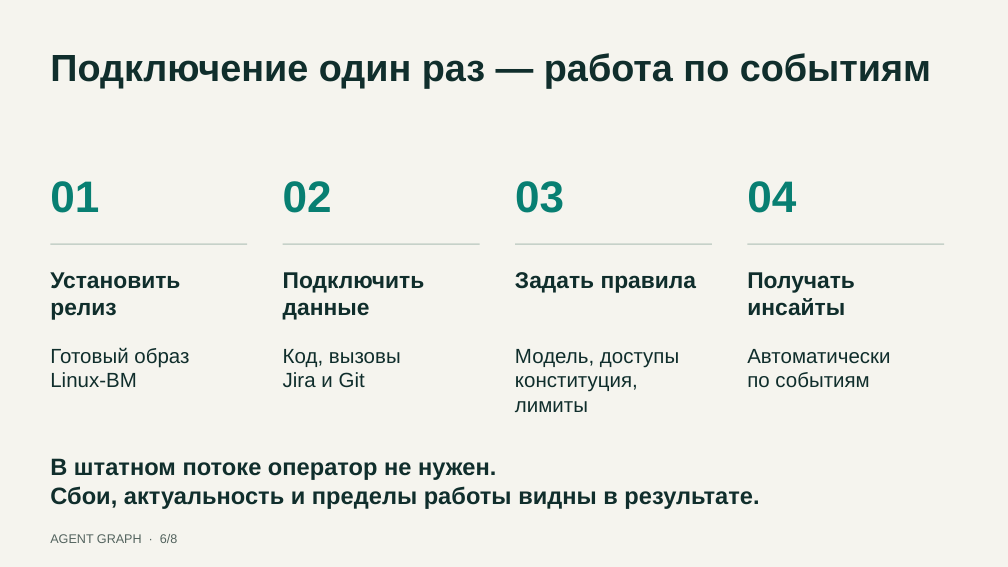
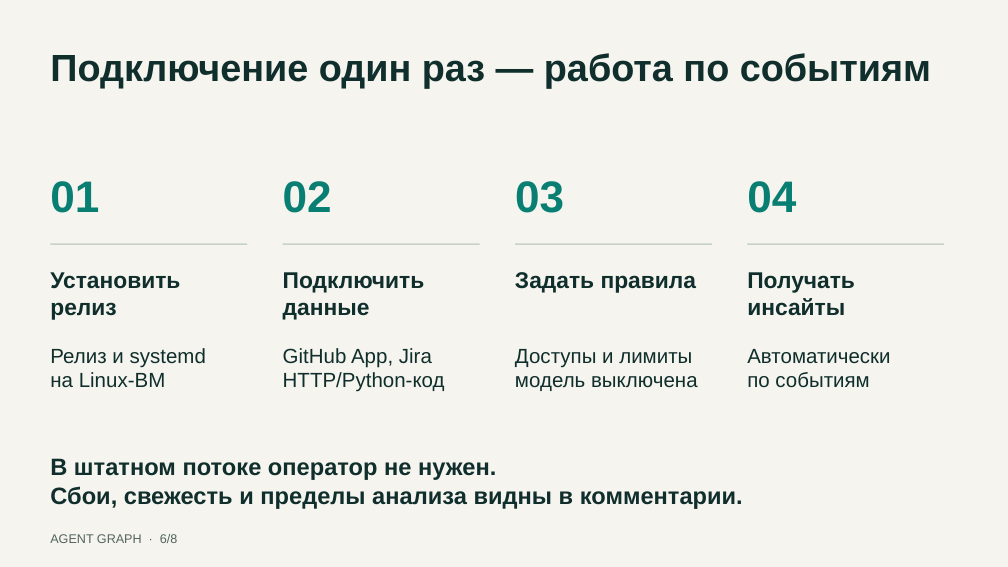
Before and after one commit to rengalaxies/agent, a slide deck: slide 6 of docs/product/pilot/presentation/pilot-presentation.pptx. Drawn at 1008x567 pixels with LibreOffice and Linux fonts; fonts in the diff are those of the drawing. Boxes give left, top, right and bottom in pixels: in the first picture for what was removed or moved away, otherwise in the second. Text is boxed around its words. In the diff, an @@ line names an element or a change of style, - is before the commit and + after.

```diff
--- a/docs/product/pilot/presentation/pilot-presentation.pptx
+++ b/docs/product/pilot/presentation/pilot-presentation.pptx
@@ text at [50, 348, 206, 387]: text changed @@
-Готовый образ
-Linux-ВМ
+Релиз и systemd
+на Linux-ВМ
@@ text at [283, 348, 445, 392]: text changed @@
-Код, вызовы
-Jira и Git
+GitHub App, Jira
+HTTP/Python-код
@@ text at [515, 349, 698, 391]: text changed @@
-Модель, доступы
-конституция, лимиты
+Доступы и лимиты
+модель выключена
@@ text at [50, 486, 743, 509]: text changed @@
-Сбои, актуальность и пределы работы видны в результате.
+Сбои, свежесть и пределы анализа видны в комментарии.
```
Also in this commit, not shown: 4 other slides changed, 8 other files.
